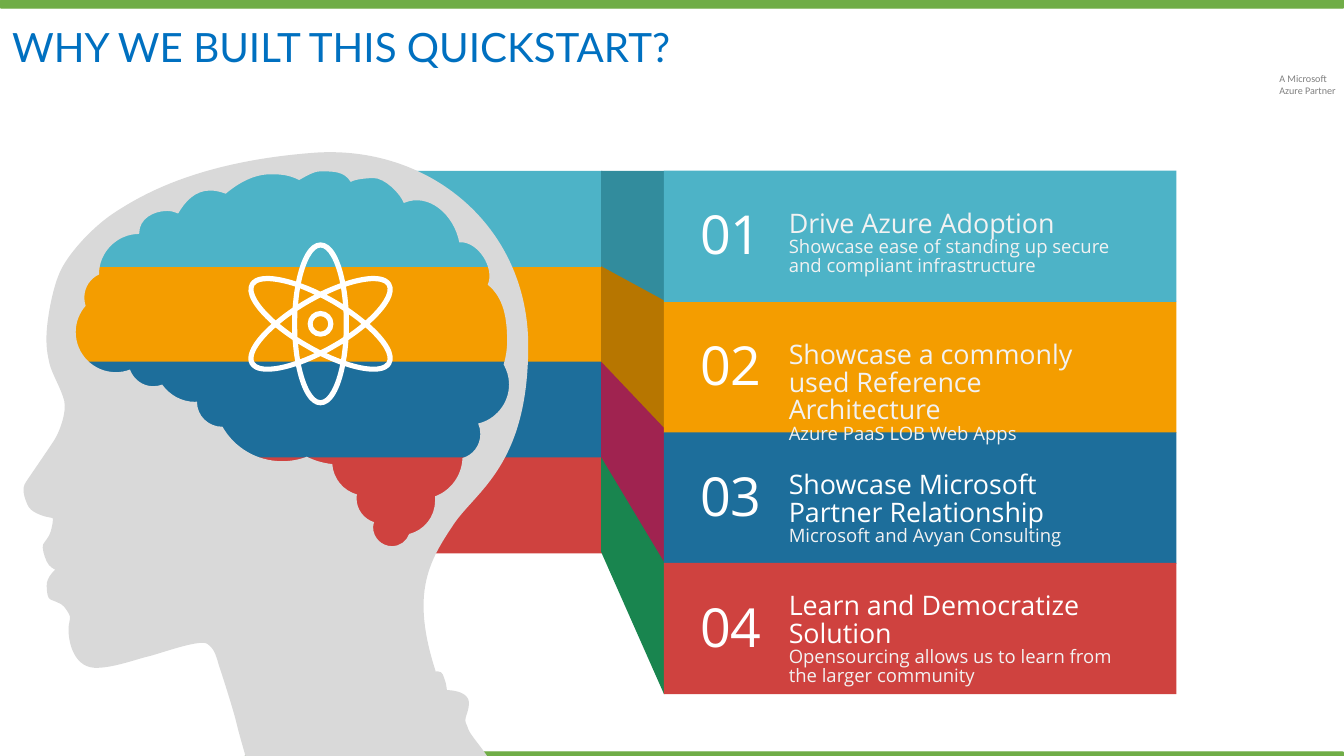
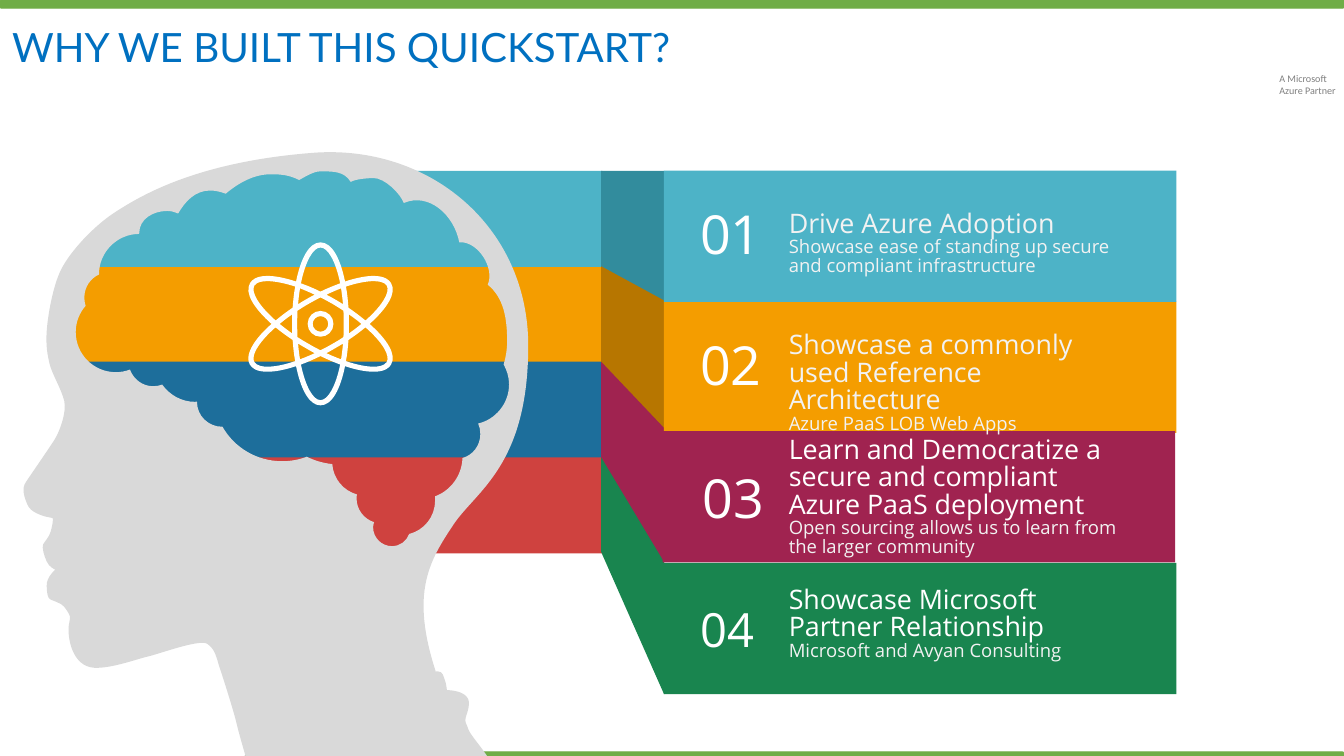
Before and after one commit to Cloudneeti/pci-paas-webapp-ase-sqldb-appgateway-keyvault-oms, a slide deck: slide 4 of documents/Azure_PCI_PaaS_Management_Reference_Architecture.pptx. Drawn at 1344x756 pixels with LibreOffice and Linux fonts; fonts in the diff are those of the drawing; background and template pictures are left out. Boxes give left, top, right and bottom in pixels: in the first picture for what was removed or moved away, otherwise in the second. Text is boxed around its words. In the diff, an @@ line names an element or a change of style, - is before the commit and + after.

```diff
--- a/documents/Azure_PCI_PaaS_Management_Reference_Architecture.pptx
+++ b/documents/Azure_PCI_PaaS_Management_Reference_Architecture.pptx
@@ text "Showcase a commonly used Reference ...": place and size @@
-text "Showcase a commonly used Reference ..." at bbox=[789, 343, 1073, 445]
+text "Showcase a commonly used Reference ..." at bbox=[789, 333, 1073, 435]
@@ rectangle "03" at bbox=[663, 431, 1176, 563]: fill #1D6E9B to #A02350 @@
@@ text at bbox=[789, 434, 1117, 558]: text changed; size 11 to 16 pt; text colour #F2F2F2 to #FFFFFF @@
-Learn and Democratize Solution
-Opensourcing allows us to learn from the larger community
+Learn and Democratize a secure and compliant Azure PaaS deployment
+Open sourcing allows us to learn from the larger community
@@ rectangle "04" at bbox=[664, 563, 1177, 694]: size 32 to 28 pt; fill #CF423F to #19854F @@
@@ text "Showcase Microsoft Partner Relationship" rewrapped from bbox=[789, 343, 1062, 547] to bbox=[789, 588, 1062, 662] @@
```
Also in this commit, not shown: 1 other slide changed, 5 other files.
